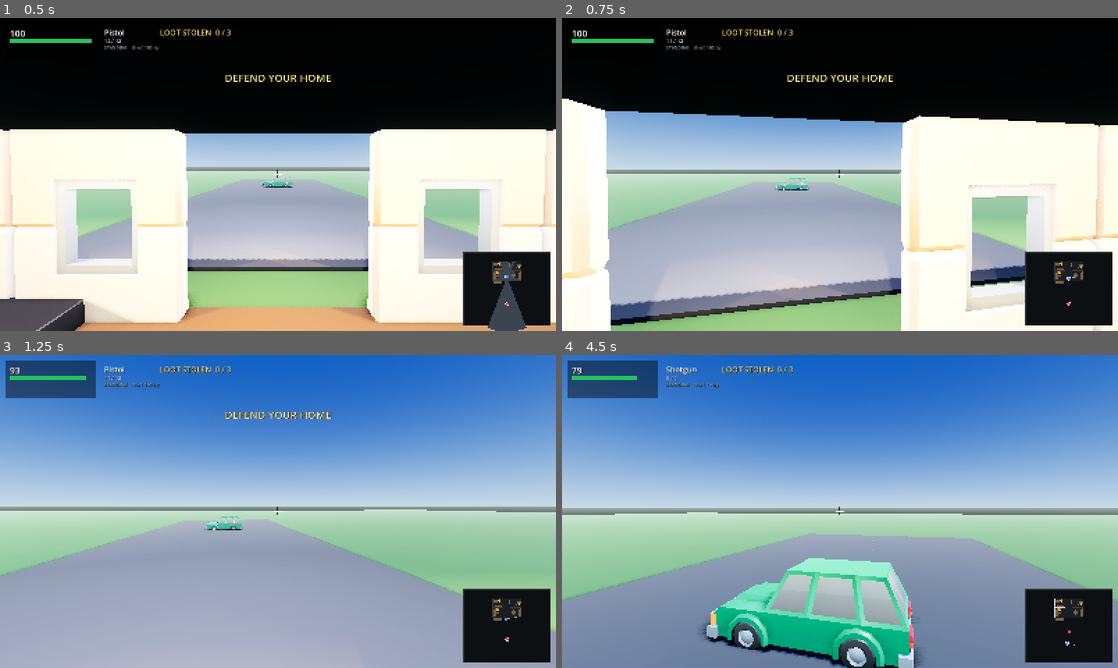
Above: before the commit, frames 1-4 (two rows, left to right).
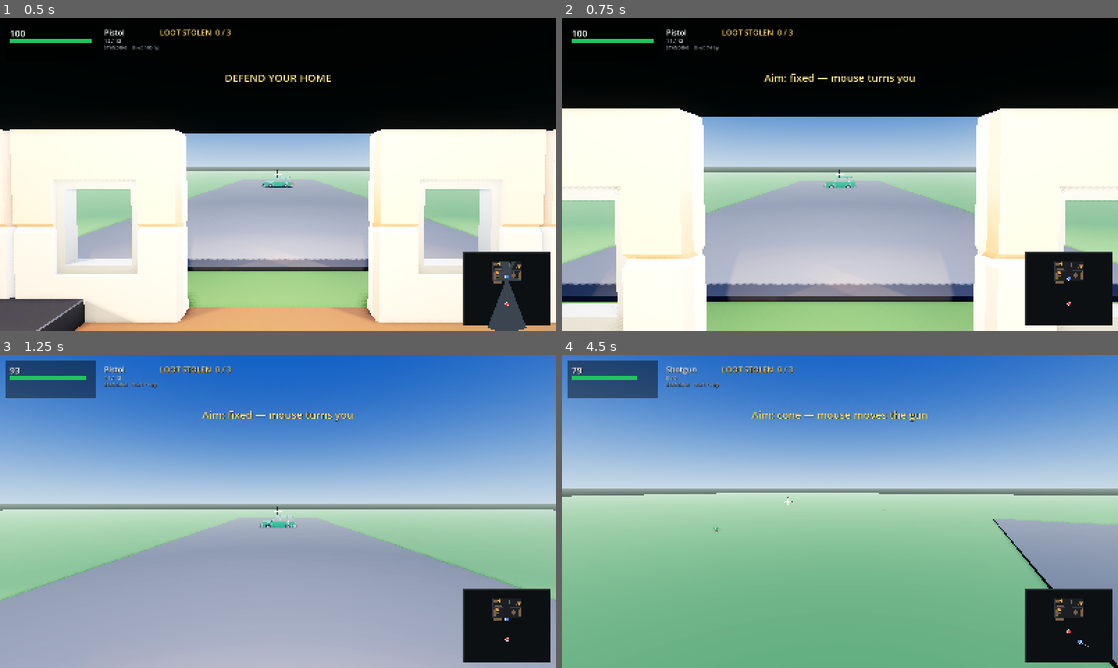
Above: after the commit, the same moments.

Repository: richardbrandel/home-invasion-godot
Game: Godot game, scene res://scenes/main.tscn
The game is run twice, just before and just after one commit, with the same random seed, the same clock (stepped at 60 frames per second) and the same inputs.
Inputs (mouse positions are in pixels of both pictures, inside the frame that each line leads up to):
- Up to frame 1 (0.5 s): no input
- Up to frame 2 (0.75 s): tap Enter at 0.5 s; move the mouse to (867, 174) at 0.52 s; hold W from 0.53 s (still down); tap T at 0.6 s; click (867, 174) at 0.67 s
- Up to frame 3 (1.25 s): keep holding W; tap Enter at 0.8 s
- Up to frame 4 (4.5 s): keep holding W; move the mouse to (812, 511) at 1.27 s; tap Enter at 1.35, 2.3, 2.85, 3.8 s; click (812, 511) at 1.42 s; tap T at 1.55, 2.1, 3.05 s; move the mouse to (851, 505) at 2.02 s; click (851, 505) at 2.17 s; move the mouse to (834, 517) at 2.77 s; click (834, 517) at 2.92 s; move the mouse to (878, 514) at 3.52 s; tap 1 at 3.6 s; click (878, 514) at 3.67 s; move the mouse to (795, 508) at 4.27 s; tap 2 at 4.35 s; click (795, 508) at 4.42 s

Frame 1 is identical in both runs. In frame 2, 35% of the frame differs, in the area x 0-100%, y 8-100%; in frame 3, 7.3%; in frame 4, 68%, in the area x 0-100%, y 16-100%.

Commit message:
Add an aim cone, as a switch, on top of first person
Richard asked to try option 2 from the four I offered, and to fall back to plain
first person if he does not like it. So this is additive and both schemes stay live:
press T to toggle, and the choice survives a round restart.

- `yaw`/`pitch` are now explicitly the BODY: they orient the view and movement is
  relative to them. `aim_yaw`/`aim_pitch` are an offset, and the gun and the bullets
  follow that.
- With the cone on, the mouse moves the aim and the view holds still — which is the
  whole point. Push the aim to the edge of the cone and the body turns to follow, and
  walking also swings the body toward the aim, so you are never stuck aiming sideways.
- The crosshair was a fixed row of ColorRects at 800,450. It now lives in its own
  Control that slides as one unit, positioned by projecting the aim into the camera's
  frame by hand rather than with Camera3D.unproject_position: that returns window
  pixels while the HUD is laid out in a fixed 1600x900 design space, and the two
  disagree at any other window size.
- The viewmodel now swings toward the aim as well as turning, because an arm does. With
  rotation alone the gun barely travelled on screen and the cone looked like nothing
  was happening. VIEWMODEL_SWING controls the travel.

Verified by rendering the aim at 0, +25 and -25 degrees: the crosshair and the gun both
travel while the scene is still. The projection is exact - 20 degrees moves the
crosshair 243 px, which is what the tangent works out to.

And the fallback is proven: plain first person with the cone forced off (--aim=fixed)
differs from the pre-cone build by 2 anti-aliased pixels on the gun's edge out of 1.44
million. Reverting is a one-line change to the `aim_cone` default.

41 sim tests and 38 actor tests pass.

Diff:
--- a/scripts/actor.gd
+++ b/scripts/actor.gd
@@ -383,6 +383,9 @@
 ## normal for a viewmodel and invisible to the player, but it matters here: at world
 ## scale and this distance the pistol still covered the lower right of the frame.
 const VIEWMODEL_SCALE := 0.75
+## How far the gun slides toward the aim, in metres per unit of tangent. Roughly the swing
+## of a real arm at this distance; 0 pins the gun in place and only turns it.
+const VIEWMODEL_SWING := 0.42
 
 
 ## First-person viewmodel placement.
@@ -394,18 +397,40 @@
 ## built exactly as update_weapon() builds it, so the prop looks identical either way.
 ##
 ## Must be called AFTER the camera moves, or the gun trails the view by a frame.
-func update_viewmodel(cam: Camera3D) -> void:
+func update_viewmodel(cam: Camera3D, aim_dir: Vector3) -> void:
 	if _holder == null or cam == null:
 		return
-	var fwd := -cam.global_transform.basis.z
+	# Position is fixed in camera space; only the orientation follows the aim. That is
+	# what makes the gun visibly swing across the screen in cone mode instead of staying
+	# welded to one spot.
+	var cf := -cam.global_transform.basis.z
+	var cu := Vector3.UP
+	if absf(cf.dot(cu)) > 0.98:
+		cu = Vector3.RIGHT
+	var cright := cf.cross(cu).normalized()
+	var cup := cright.cross(cf).normalized()
+	# Held low and to the right, pushed out to 0.58 m. At 0.36 m the grip sat 0.26 m from
+	# the eye and covered a third of the screen.
+	var origin := cam.global_position + cright * 0.20 + cup * -0.15 + cf * 0.58
+
+	var fwd := aim_dir
+	if fwd.length() < 0.001:
+		fwd = cf
+	fwd = fwd.normalized()
+
+	# Swing the gun toward the aim as well as turning it, which is what an arm actually
+	# does: aiming 20 degrees off the body moves the hand, not just the wrist. Without
+	# this the gun only rotated about its grip and barely travelled on screen, so cone mode
+	# looked like nothing was happening.
+	var cz := maxf(fwd.dot(cf), 0.15)
+	origin += cright * (fwd.dot(cright) / cz * VIEWMODEL_SWING) \
+		+ cup * (fwd.dot(cup) / cz * VIEWMODEL_SWING)
+
 	var world_up := Vector3.UP
 	if absf(fwd.dot(world_up)) > 0.98:
 		world_up = Vector3.RIGHT
 	var right := fwd.cross(world_up).normalized()
 	var real_up := right.cross(fwd).normalized()
-	# Held low and to the right, and pushed out to 0.58 m. At 0.36 m the grip sat 0.26 m
-	# from the eye and covered a third of the screen.
-	var origin := cam.global_position + right * 0.20 + real_up * -0.15 + fwd * 0.58
 	var b := Basis(right, real_up, fwd).scaled(Vector3(VIEWMODEL_SCALE, VIEWMODEL_SCALE,
 		VIEWMODEL_SCALE))
 	_holder.global_transform = Transform3D(b, origin)
--- a/scripts/game.gd
+++ b/scripts/game.gd
@@ -36,6 +36,32 @@
 var msg := ""
 var msg_t := 0.0
 var fire_held := false
+
+# ------------------------------------------------------------------ aim scheme
+#
+# `yaw`/`pitch` are the BODY: they orient the view, and movement is relative to them.
+# `aim_yaw`/`aim_pitch` are an offset from the body, and the gun and the bullets follow
+# that. With aim_cone false the offset is forced to zero and the two are the same thing,
+# which is the ordinary first-person behaviour.
+#
+# In cone mode the mouse moves the aim within a cone in front of you and the view holds
+# still, so the crosshair and the gun visibly travel across the screen. Push the aim to
+# the edge of the cone and the body turns to follow it; walking also turns the body
+# toward wherever you are aiming, so the view catches up on its own.
+#
+# Toggle at runtime with T. Richard asked for this as an experiment, explicitly to be
+# reverted to plain first person if he does not like it, so both paths stay live.
+const CONE_YAW := 0.61          # ~35 degrees either side
+const CONE_PITCH := 0.38        # ~22 degrees up and down
+const CONE_RECENTRE := 3.2      # rad/s the body turns toward the aim while walking
+const AIM_SENS_X := 0.0022
+const AIM_SENS_Y := 0.0018
+const PITCH_MIN := -0.30        # looking up
+const PITCH_MAX := 0.85         # looking down
+
+var aim_cone := true
+var aim_yaw := 0.0
+var aim_pitch := 0.0
 
 var _lbl_hp: Label
 var _lbl_weapon: Label
@@ -49,6 +75,7 @@
 var _ov_sub: Label
 var _tracers: Array = []
 var _loot_nodes: Array = []
+var _crosshair: Control
 
 # Debug: `godot --path . -- --shot` renders 120 frames, writes shot.png next to
 # the project and quits. Lets the build be verified visually without a human.
@@ -61,6 +88,10 @@
 var _shot_wait := 0.0
 var _shot_pos := Vector2(INF, INF)
 var _shot_hide_player := false
+## Hold an aim offset for screenshots. Cone mode only moves the crosshair in response to
+## mouse motion, and a screenshot has no mouse, so without this the cone state cannot be
+## photographed at all.
+var _shot_aim := 0.0
 
 
 func _ready() -> void:
@@ -108,6 +139,11 @@
 		# front of him — which is exactly what a prop inspection wants to see
 		if a == "--shot-hide-player":
 			_shot_hide_player = true
+		if a.begins_with("--shot-aim="):
+			_shot_aim = float(a.substr(11))
+		# force the fallback scheme, so "does reverting still work" is checkable
+		if a == "--aim=fixed":
+			aim_cone = false
 
 
 # ------------------------------------------------------------- environment
@@ -413,6 +449,10 @@
 	msg_t = 2.4
 	yaw = 0.0
 	pitch = 0.03
+	# clear the aim offset, but deliberately leave aim_cone alone: the round restarts
+	# without silently flipping the scheme the player just chose with T
+	aim_yaw = 0.0
+	aim_pitch = 0.0
 	fire_held = false
 	_overlay.visible = false
 	_refresh_hud()
@@ -425,8 +465,27 @@
 ## so every shot was being eaten by the crosshair.
 func _input(event: InputEvent) -> void:
 	if event is InputEventMouseMotion and Input.get_mouse_mode() == Input.MOUSE_MODE_CAPTURED:
-		yaw -= event.relative.x * 0.0022
-		pitch = clampf(pitch + event.relative.y * 0.0018, -0.30, 0.85)
+		if aim_cone:
+			# The mouse moves the aim, not the view. A view that never shifts under the
+			# cursor is the whole point of the cone.
+			aim_yaw -= event.relative.x * AIM_SENS_X
+			aim_pitch = clampf(aim_pitch + event.relative.y * AIM_SENS_Y,
+				-CONE_PITCH, CONE_PITCH)
+			# Pushing past the edge turns the body with it, so you can still spin on the
+			# spot — it just costs a deliberate push rather than a careless twitch.
+			var over_y := absf(aim_yaw) - CONE_YAW
+			if over_y > 0.0:
+				yaw += signf(aim_yaw) * over_y
+				aim_yaw = signf(aim_yaw) * CONE_YAW
+			# Same at the vertical limits, where the body stops and the aim stops with it
+			var total := clampf(pitch + aim_pitch, PITCH_MIN, PITCH_MAX)
+			var over_p := (pitch + aim_pitch) - total
+			if over_p != 0.0:
+				pitch = total
+				aim_pitch -= over_p
+		else:
+			yaw -= event.relative.x * AIM_SENS_X
+			pitch = clampf(pitch + event.relative.y * AIM_SENS_Y, PITCH_MIN, PITCH_MAX)
 	elif event is InputEventMouseButton and event.button_index == MOUSE_BUTTON_LEFT:
 		fire_held = event.pressed
 	elif event is InputEventKey and event.pressed and not event.echo:
@@ -450,6 +509,15 @@
 			var spec: Dictionary = Sim.WEAPONS[player["weapon"]]
 			if player["reloading"] <= 0.0 and player["mag"] < spec["mag"]:
 				player["reloading"] = spec["reload"]
+		elif event.keycode == KEY_T:
+			# Both schemes stay live on purpose: this is an experiment, and Richard asked
+			# to fall back to plain first person if he does not like the cone.
+			aim_cone = not aim_cone
+			aim_yaw = 0.0
+			aim_pitch = 0.0
+			msg = "Aim: cone — mouse moves the gun" if aim_cone \
+				else "Aim: fixed — mouse turns you"
+			msg_t = 2.4
 
 
 func _move_axis() -> Vector2:
@@ -518,7 +586,8 @@
 	# switch survives a round reset.
 	if player_actor != null and player_actor.root != null:
 		player_actor.set_weapon(player["weapon"] if player["alive"] else "none")
-		player_actor.update_viewmodel(cam)
+		player_actor.update_viewmodel(cam, _aim_dir())
+	_update_crosshair()
 	_update_tracers(delta)
 	_draw_minimap()
 
@@ -547,6 +616,8 @@
 			pitch = deg_to_rad(_shot_pitch)
 		if _shot_pos.x != INF:
 			player["pos"] = _shot_pos
+		if _shot_aim != 0.0:
+			aim_yaw = deg_to_rad(_shot_aim)
 		if _shot_hide_player and player_actor != null and player_actor.root != null:
 			player_actor.root.visible = false
 		if _shot_frames == 0:
@@ -628,6 +699,13 @@
 	# also hide the gun.
 	player_actor.root.visible = false
 
+	# Cone mode: walking turns the body toward wherever you are aiming, so the view
+	# catches up on its own and you are never stuck aiming sideways down a corridor.
+	if aim_cone and playing and player_moving and aim_yaw != 0.0:
+		var swing := clampf(aim_yaw, -CONE_RECENTRE * delta, CONE_RECENTRE * delta)
+		yaw += swing
+		aim_yaw -= swing
+
 	# Playback speed comes from how fast the clip itself covered ground before its
 	# root motion was stripped (Actor.clip_mps). Playing a 5.6 m/s sprint clip at
 	# speed_scale 1.0 while the body moves 1.3 m/s is what made the feet skate.
@@ -698,9 +776,10 @@
 	# With the camera on the eye those two points coincide and the error is gone.
 	var eye := Sim.CROUCH_EYE_HEIGHT if player["crouching"] else Sim.EYE_HEIGHT
 	var p: Vector2 = player["pos"]
-	var aim := Vector3(sin(yaw) * cos(pitch), -sin(pitch), cos(yaw) * cos(pitch)).normalized()
+	# the BODY, not the aim: in cone mode the view deliberately does not follow the mouse
+	var view := _view_dir()
 	cam.position = Vector3(p.x, eye, p.y)
-	cam.look_at(cam.position + aim * 20.0, Vector3.UP)
+	cam.look_at(cam.position + view * 20.0, Vector3.UP)
 
 
 # ------------------------------------------------------------------ combat
@@ -716,8 +795,18 @@
 	return (to - from).normalized()
 
 
+## Where the BODY faces — the camera's forward, and the frame movement is relative to.
+func _view_dir() -> Vector3:
+	return Vector3(sin(yaw) * cos(pitch), -sin(pitch), cos(yaw) * cos(pitch)).normalized()
+
+
+## Where the gun points and the bullets go. In cone mode this is the body direction plus
+## the aim offset; with the cone off the offset is pinned at zero and the two are the
+## same direction, which is ordinary first-person behaviour.
 func _aim_dir() -> Vector3:
-	return -cam.global_transform.basis.z
+	var ay := yaw + aim_yaw
+	var ap := clampf(pitch + aim_pitch, PITCH_MIN, PITCH_MAX)
+	return Vector3(sin(ay) * cos(ap), -sin(ap), cos(ay) * cos(ap)).normalized()
 
 
 func _fire() -> void:
@@ -838,13 +927,19 @@
 		Rect2(cx - thick * 0.5, cy - half, thick, half * 2.0),    # vertical
 		Rect2(cx - half, cy - thick * 0.5, half * 2.0, thick),    # horizontal
 	]
+	# The crosshair lives in its own Control so cone mode can slide the whole thing
+	# across the screen as one unit.
+	_crosshair = Control.new()
+	_crosshair.mouse_filter = Control.MOUSE_FILTER_IGNORE
+	_crosshair.position = Vector2.ZERO
+	layer.add_child(_crosshair)
 	# every outline first, so no core is ever covered by a neighbouring outline
 	for a in arms:
-		_add_hud_rect(layer, a.grow(edge), rim)
-	_add_hud_rect(layer, dot.grow(edge), rim)
+		_add_hud_rect(_crosshair, a.grow(edge), rim)
+	_add_hud_rect(_crosshair, dot.grow(edge), rim)
 	for a in arms:
-		_add_hud_rect(layer, a, core)
-	_add_hud_rect(layer, dot, core)
+		_add_hud_rect(_crosshair, a, core)
+	_add_hud_rect(_crosshair, dot, core)
 
 	_overlay = Panel.new()
 	_overlay.position = Vector2(0, 0)
@@ -873,12 +968,40 @@
 
 ## One flat rectangle of HUD. Used to build the crosshair, whose arms and centre dot
 ## each need an outline drawn behind a core.
-func _add_hud_rect(layer: CanvasLayer, r: Rect2, col: Color) -> void:
+func _add_hud_rect(parent: Node, r: Rect2, col: Color) -> void:
 	var c := ColorRect.new()
 	c.color = col
 	c.position = r.position
 	c.size = r.size
-	layer.add_child(c)
+	c.mouse_filter = Control.MOUSE_FILTER_IGNORE
+	parent.add_child(c)
+
+
+## Slide the crosshair to wherever the aim actually points.
+##
+## Only in cone mode. With the cone off the aim IS the view, so the true position is the
+## screen centre and leaving the Control at zero avoids any dependence on resolution.
+func _update_crosshair() -> void:
+	if _crosshair == null:
+		return
+	if not aim_cone:
+		_crosshair.position = Vector2.ZERO
+		return
+	# Project by hand rather than with Camera3D.unproject_position: that returns window
+	# pixels, while the HUD is laid out in a fixed 1600x900 design space, and the two
+	# disagree at any other window size.
+	var fwd := -cam.global_transform.basis.z
+	var right := cam.global_transform.basis.x
+	var up := cam.global_transform.basis.y
+	var a := _aim_dir()
+	var z := a.dot(fwd)
+	if z <= 0.01:
+		return
+	var half_h := tan(deg_to_rad(cam.fov * 0.5))
+	var half_w := half_h * (1600.0 / 900.0)
+	_crosshair.position = Vector2(
+		(a.dot(right) / z) / half_w * 800.0,
+		-(a.dot(up) / z) / half_h * 450.0)
 
 
 func _mk_label(parent: Node, pos: Vector2, size: int, col: Color) -> Label:
